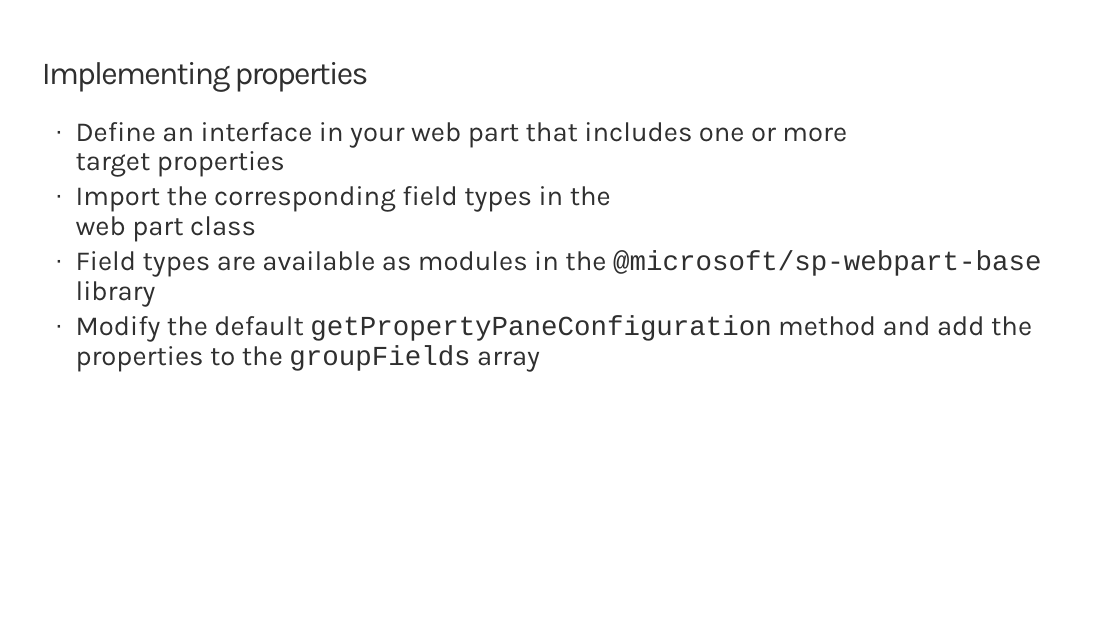
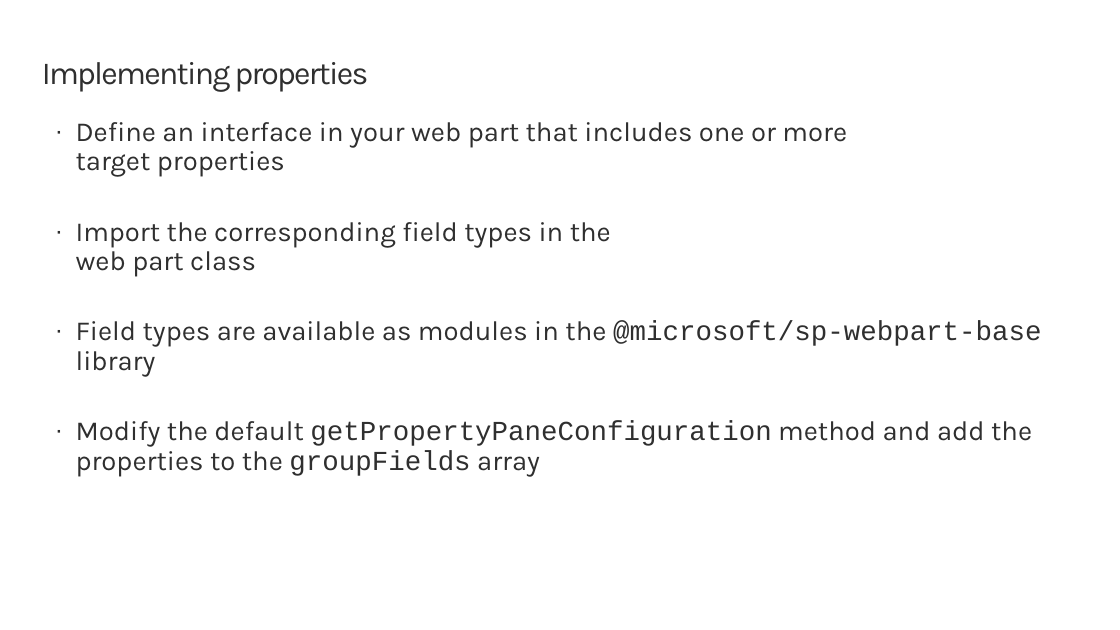
Before and after one commit to SharePoint/sp-dev-training-spfx-webpart-proppane, a slide deck: slide 5 of 01 intro.pptx. Drawn at 1120x630 pixels with LibreOffice and Linux fonts; fonts in the diff are those of the drawing; background and template pictures are left out. Boxes give left, top, right and bottom in pixels: in the first picture for what was removed or moved away, otherwise in the second. Text is boxed around its words. In the diff, an @@ line names an element or a change of style, - is before the commit and + after.

```diff
--- a/01 intro.pptx
+++ b/01 intro.pptx
@@ text "Define an interface in your ..." rewrapped from [76,122,1041,372] to [76,122,1041,477] @@
```
Also in this commit, not shown: 2 other slides changed, 2 other files.
